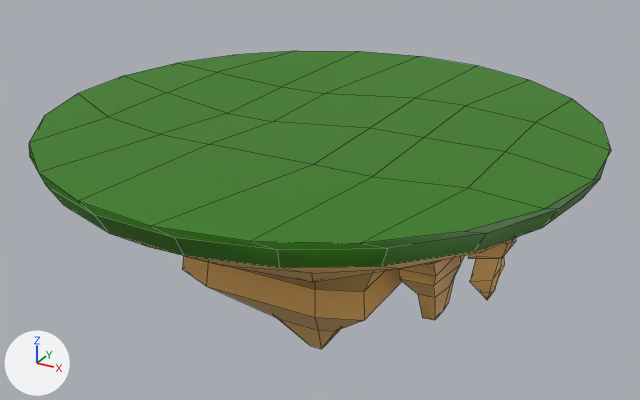
Two versions of the FBX model Assets/Design/Model/Island.fbx, one commit apart.
Before and after are seen from a 50 mm camera at (1.1, -2.001, 0.763) aimed at (-0.021, 0.038, -0.256). Every picture has the same lights, and +X, +Y and +Z are marked at lower left. Mesh edges are drawn as thin lines. Where no turn or scale is listed for an object, it has been applied to the vertices.

Objects in the first picture: 'ObjBaseIland'.
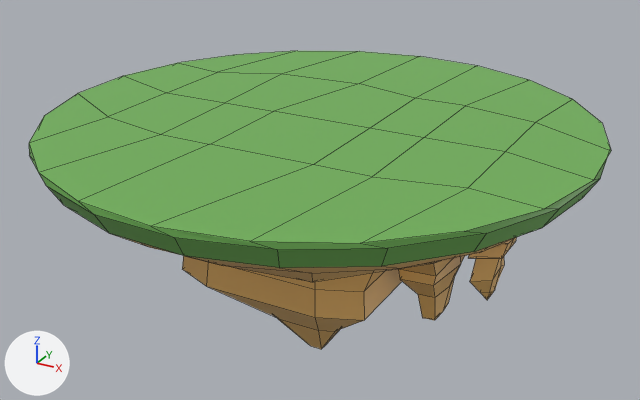
Location of each change, [x1, y1, x2, y2] in pixels of the pictures (640 x 400 px; the box of a moved part takes in the faces that stretch with it):
part 1 of me_mesh, moved or reshaped: [109, 51, 477, 165] in both
part 2 of me_mesh, recoloured: [29, 51, 611, 268] in both

The edits, one by one:
Material 'sh_ile_herbe' (mat_sh_ile_herbe) is new.
Its base color is (0.164, 0.442, 0.0975) (green #71b158).
me_mesh has 237 vertices, 248 faces and spans x -0.75..0.75, y -0.75..0.75, z -0.71..0.0.
me_mesh is used by ob_objbaseiland; location (0.0, 0.0, 0.0).
Part 1, on me_mesh:
Vertex 149 of me_mesh moves from (-0.3, 0.0, -0.03) at pixel (227, 113) to (-0.31, 0.0, 0.0) at pixel (225, 102).
Vertex 198 of me_mesh moves from (-0.3, 0.3, -0.03) at pixel (281, 86) to (-0.32, 0.34, 0.0) at pixel (282, 73).
Vertex 220 of me_mesh moves from (-0.15, 0.3, -0.03) at pixel (325, 93) to (-0.06, 0.36, 0.0) at pixel (359, 83).
Vertex 221 of me_mesh moves from (-0.15, 0.0, -0.03) at pixel (273, 121) to (-0.15, 0.0, 0.0) at pixel (273, 111).
me_mesh part 2: 72 faces spanning x -0.75..0.75, y -0.75..0.75, z -0.07..0.0 switch from mat_sha_iland_grass (green #337d09) to mat_sh_ile_herbe (green #71b158).
